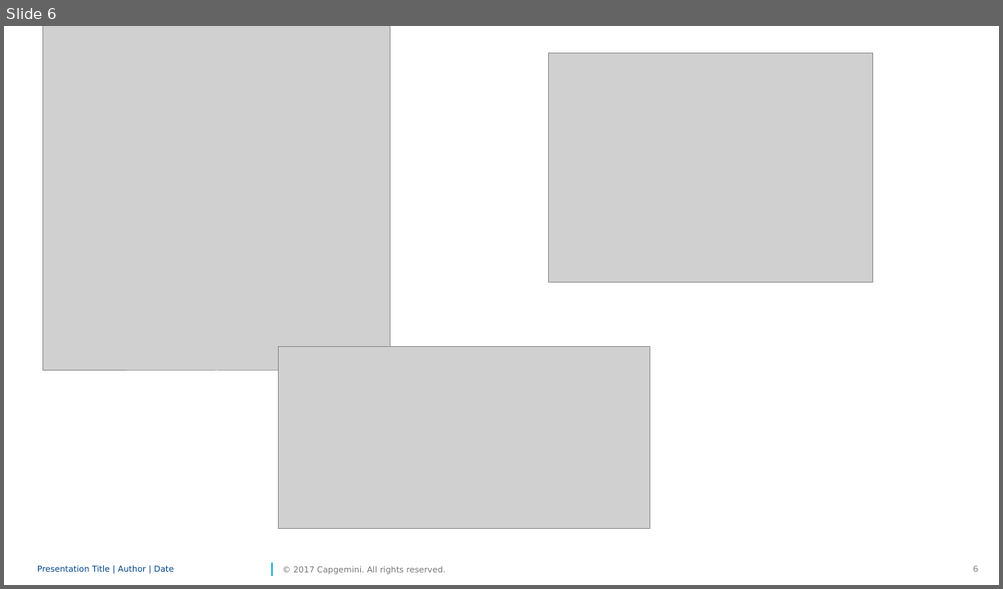
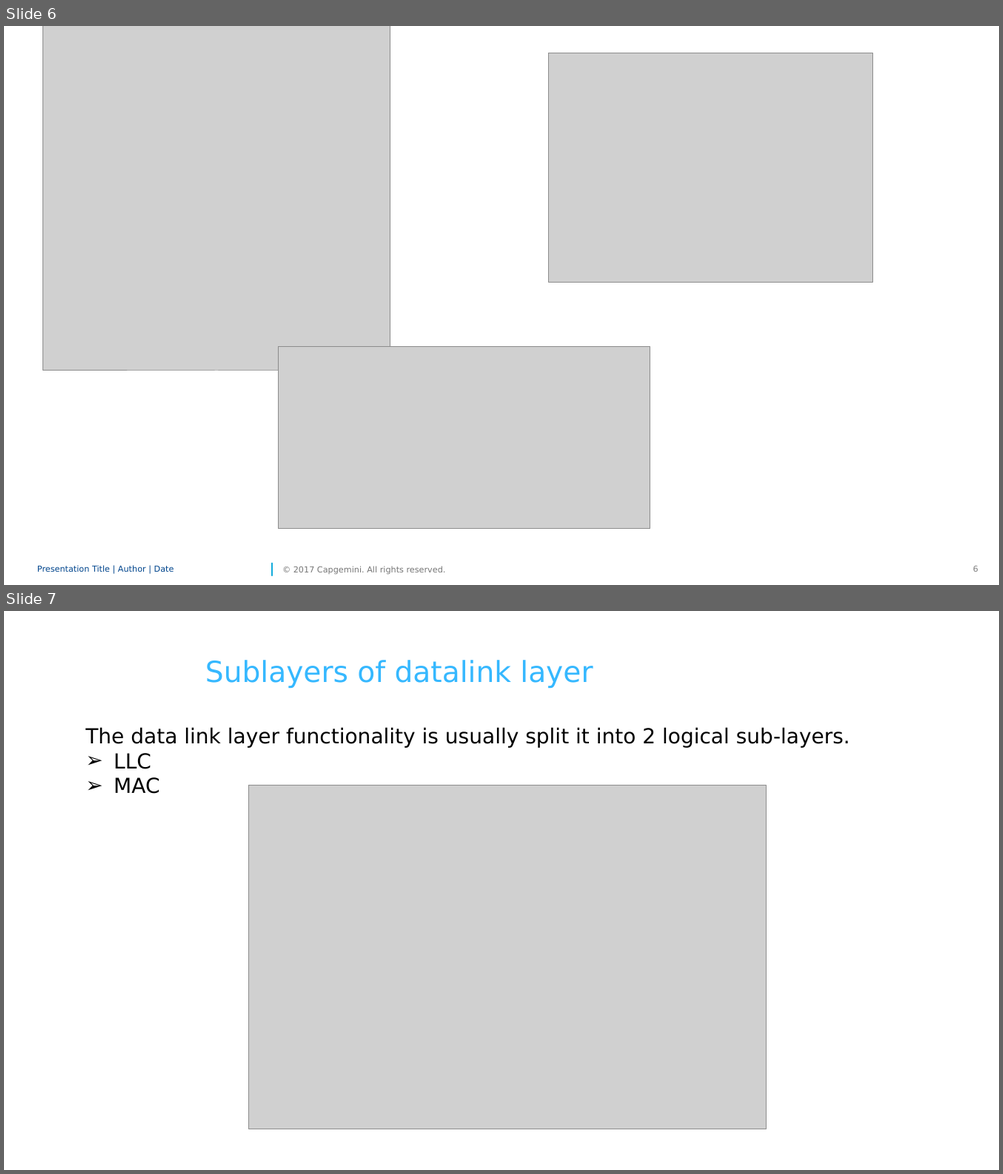
Before and after one commit to MohammedAashik/sparkCG, a slide deck: DAtalink.pptx. Shown one above the other, each under a label of ours: slide 6 before the commit, slides 6 and 7 after it. The pictures are 1003x589 and 1003x1174 pixels, drawn with LibreOffice and Linux fonts; fonts in the diff are those of the drawing; grey boxes stand for pictures; background and template pictures are left out. Boxes give left, top, right and bottom in pixels: in the first picture for what was removed or moved away, otherwise in the second. Text is boxed around its words. In the diff, an @@ line names an element or a change of style, - is before the commit and + after.

```diff
--- a/DAtalink.pptx
+++ b/DAtalink.pptx
@@ slide 7 added at (4, 611, 999, 1170), background #FFFFFF @@
@@ text added at (85, 660, 850, 794), 20 pt, text #000000 @@
+Sublayers of datalink layer
+The data link layer functionality is usually split it into 2 logical sub-layers.
+➢ LLC
+➢ MAC
@@ picture added at (249, 785, 765, 1130) @@
```
Also in this commit, not shown: 1 slide changed, 14 other slides added.
